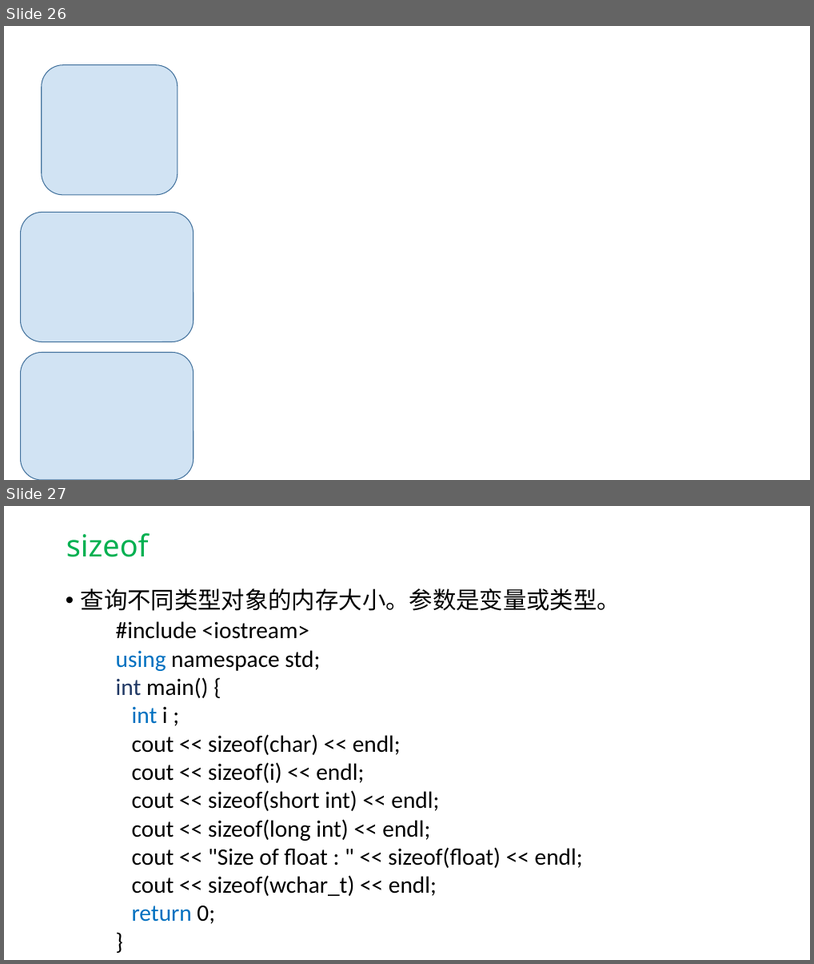
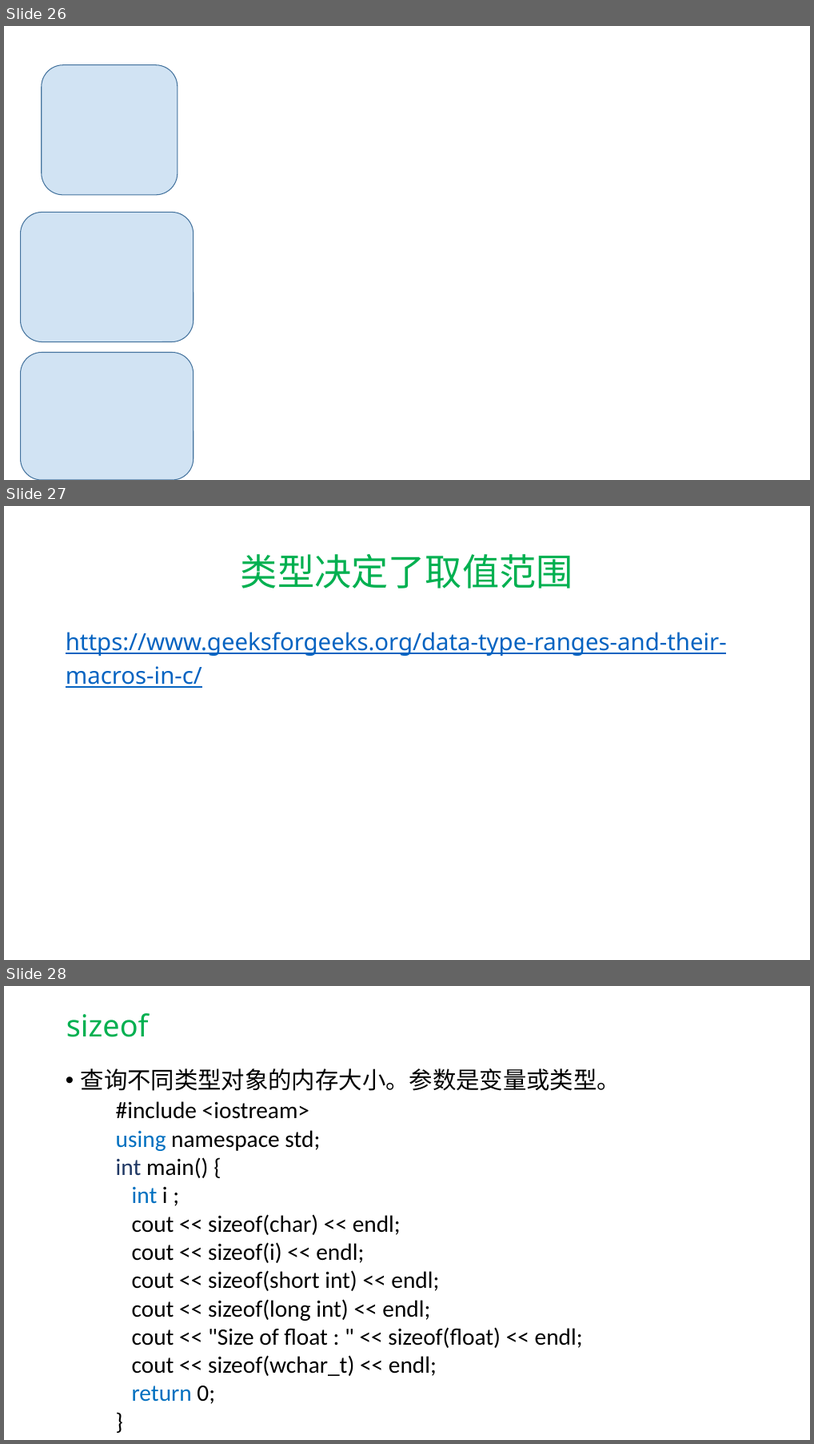
Before and after one commit to hwdong-net/cplusplus17, a slide deck: ppt/2 变量和类型.pptx. Shown one above the other, each under a label of ours: slides 26 and 27 before the commit, slides 26, 27 and 28 after it. The pictures are 814x964 and 814x1444 pixels, drawn with LibreOffice and Linux fonts; fonts in the diff are those of the drawing; background and template pictures are left out. Boxes give left, top, right and bottom in pixels: in the first picture for what was removed or moved away, otherwise in the second. Text is boxed around its words. In the diff, an @@ line names an element or a change of style, - is before the commit and + after.

```diff
--- a/ppt/2 变量和类型.pptx
+++ b/ppt/2 变量和类型.pptx
@@ slide 27 added at (4, 506, 810, 960), background #FFFFFF @@
@@ title added at (241, 554, 574, 588), 44 pt, text #00B050 @@
+类型决定了取值范围
@@ text added at (66, 632, 727, 688), 28 pt, text #0563C1, underline @@
+https://www.geeksforgeeks.org/data-type-ranges-and-their-macros-in-c/
@@ what was slide 27 is now slide 28 @@
```
Also in this commit, not shown: 11 slides changed.
